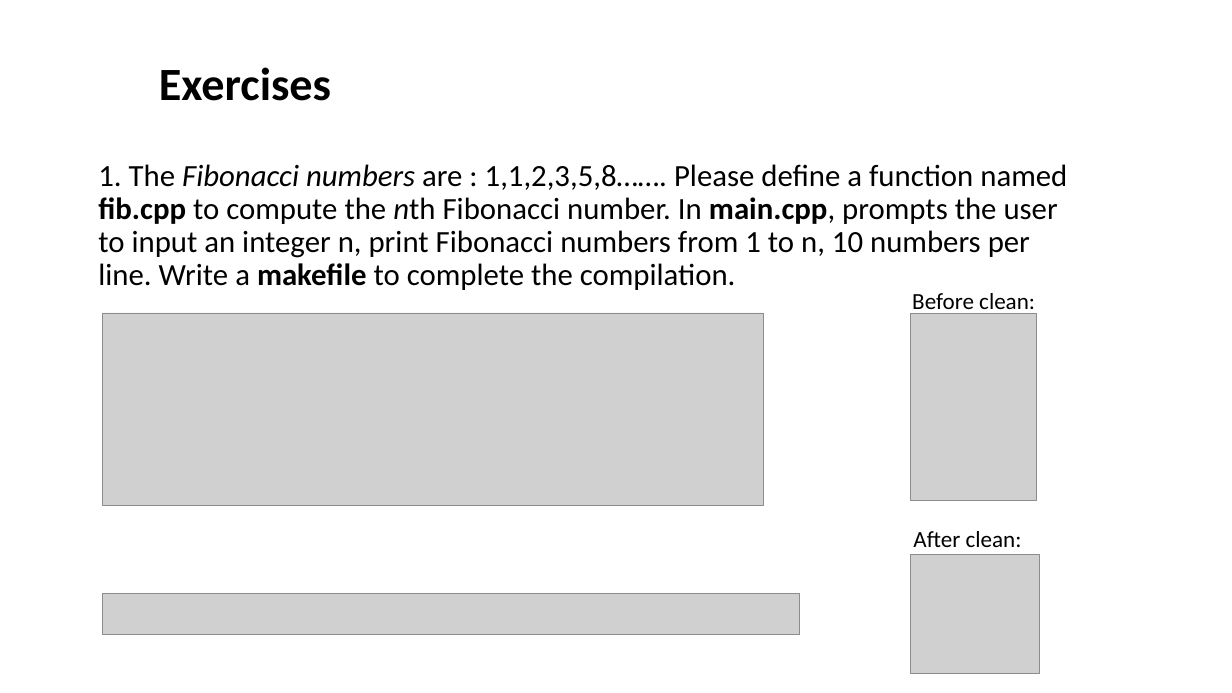
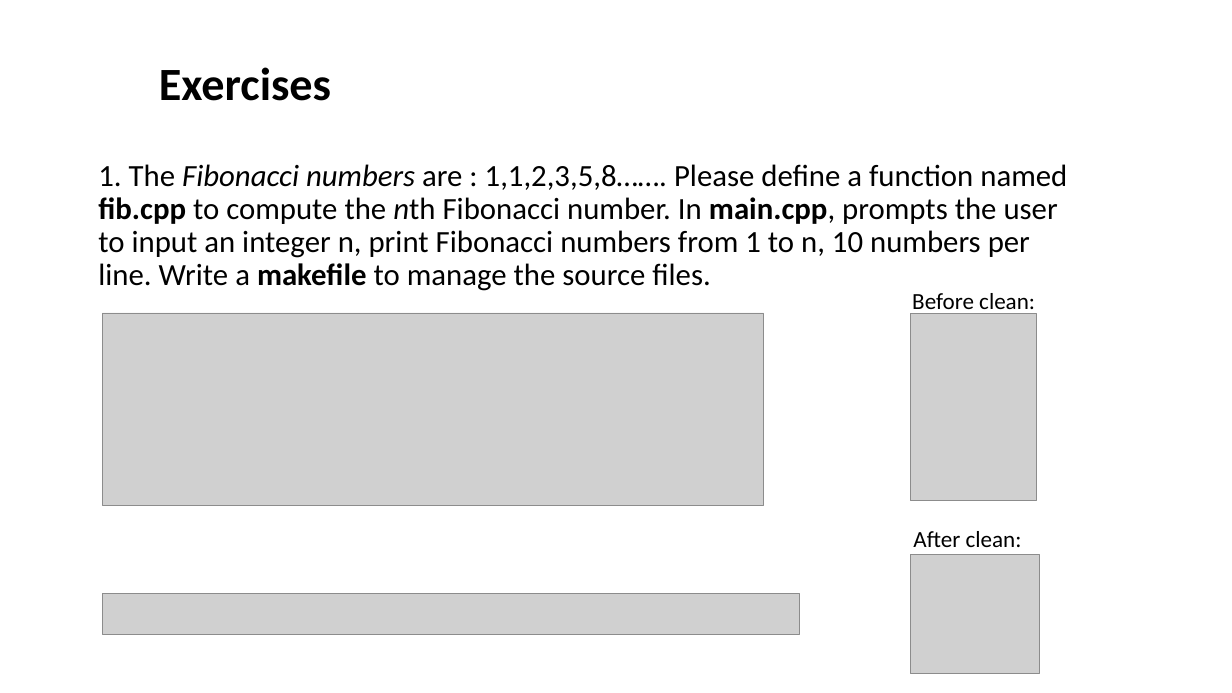
Before and after one commit to ShiqiYu/CPP, a slide deck: slide 15 of week03/Lab03.pptx. Drawn at 1232x693 pixels with LibreOffice and Linux fonts; fonts in the diff are those of the drawing; grey boxes stand for pictures; background and template pictures are left out. Boxes give left, top, right and bottom in pixels: in the first picture for what was removed or moved away, otherwise in the second. Text is boxed around its words. In the diff, an @@ line names an element or a change of style, - is before the commit and + after.

Commit message:
update Lab03

```diff
--- a/week03/Lab03.pptx
+++ b/week03/Lab03.pptx
@@ title at (x1=98, y1=164, x2=1067, y2=291): text changed @@
-1. The Fibonacci numbers are : 1,1,2,3,5,8……. Please define a function named fib.cpp to compute the nth Fibonacci number. In main.cpp, prompts the user to input an integer n, print Fibonacci numbers from 1 to n, 10 numbers per line. Write a makefile to complete the compilation.
+1. The Fibonacci numbers are : 1,1,2,3,5,8……. Please define a function named fib.cpp to compute the nth Fibonacci number. In main.cpp, prompts the user to input an integer n, print Fibonacci numbers from 1 to n, 10 numbers per line. Write a makefile to manage the source files.
```
Also in this commit, not shown: 2 other slides changed.
